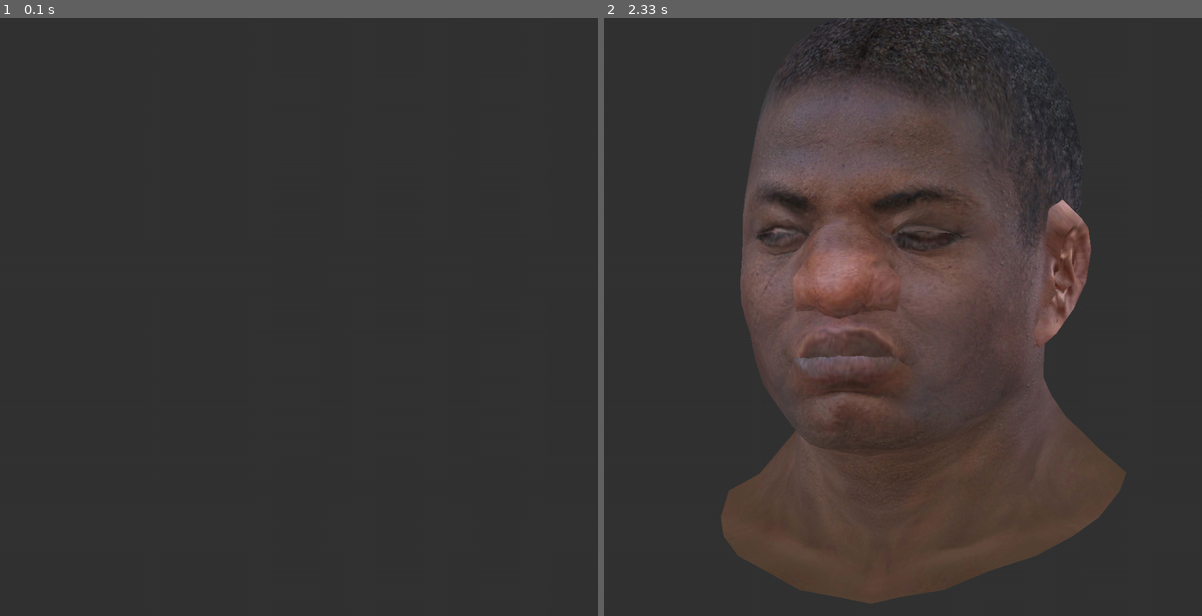
Above: before the commit, frames 1-2 (left to right).
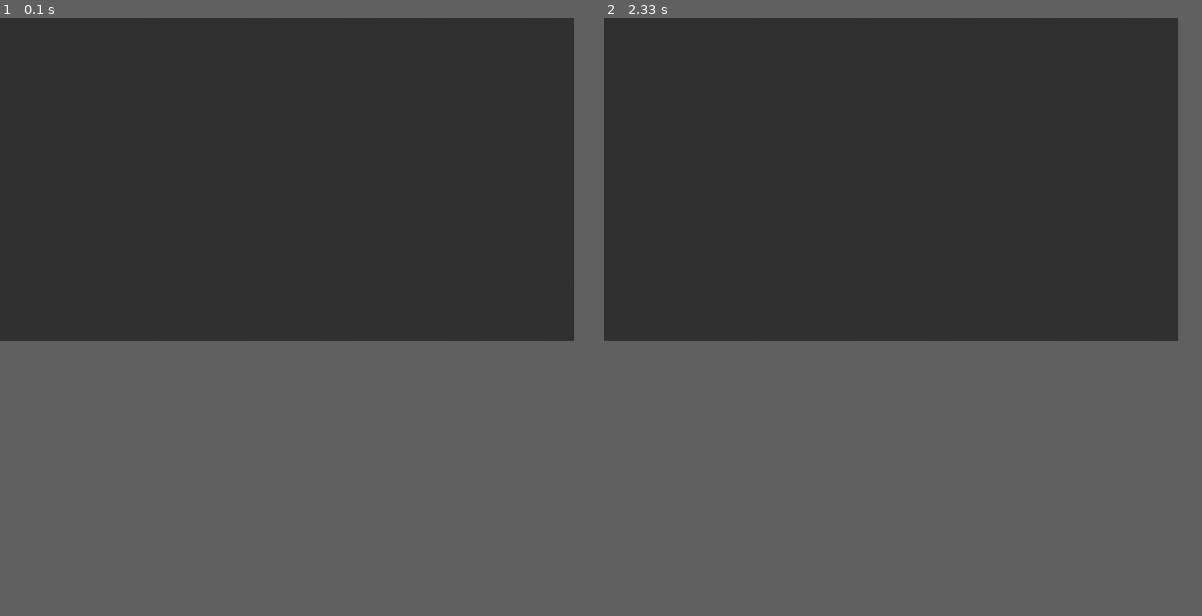
Above: after the commit, the same moments.

Repository: josuemj/Computer-Graphics
Game: pygame game, started from openGL/RendererOpenGL.py
The game is run twice, just before and just after one commit, with the same random seed, the same clock (stepped at 60 frames per second) and the same inputs.
Inputs:
- Up to frame 1 (0.1 s): no input
- Up to frame 2 (2.33 s): hold Right 0.33-0.8 s; hold D 0.33-0.8 s; hold W 1.33-1.8 s
The window is 900x900 before the commit and 864x486 after it. Grey fills any space a smaller window leaves; there, only what the larger window draws over its background counts as a difference.

The runs differ from the first frame. In frame 2, 38% of the frame differs, in the area x 19-88%, y 0-98%.

Commit message:
fet: Model + camera + perspective

Diff:
--- a/openGL/RendererOpenGL.py
+++ b/openGL/RendererOpenGL.py
@@ -5,8 +5,8 @@
 from shaders import *
 from model import Model
 
-width = 1000
-height = 1000
+width = 960
+height = 540
 
 pygame.init()
 
@@ -25,8 +25,13 @@
 
 faceModel = Model("models/model.obj")
 faceModel.AddTexture("textures/model.bmp")
+faceModel.translation.z = -5
+faceModel.scale.x = 2
+faceModel.scale.y = 2
+faceModel.scale.z = 2
 rend.scene.append(faceModel)
-faceModel.rotation.y = 180
+
+
 isRunnig = True
 
 while isRunnig:
@@ -56,6 +61,20 @@
     if keys[K_RIGHT]:
         faceModel.rotation.y += 40 * deltaTime
 
+    #camera
+    if keys[K_a]:
+        rend.camera.position.x -= 1 * deltaTime #1m/s
+
+    if keys[K_d]:
+        rend.camera.position.x += 1 * deltaTime #1m/s
+
+    if keys[K_w]:
+        rend.camera.position.y += 1 * deltaTime #1m/s
+
+    if keys[K_s]:
+        rend.camera.position.y -= 1 * deltaTime #1m/s
+
+
     rend.time += deltaTime
 
     rend.Render()
--- /dev/null
+++ b/openGL/camera.py
@@ -0,0 +1,32 @@
+import glm
+
+class Camera(object):
+    def __init__(self, width, height):
+        self.position = glm.vec3(0, 0, 0)
+        self.rotation = glm.vec3(0, 0, 0)
+
+        self.screenWidth = width
+        self.screenHeight = height
+        self.CreateProjectionMatrix(60, 0.1, 1000)
+
+    def GetViewMaTrix(self):
+        identity = glm.mat4(1)
+        translateMat = glm.translate(identity, self.position)
+
+        pitchMat = glm.rotate(identity, glm.radians(self.rotation.x), glm.vec3(1,0,0))
+        yawMat   = glm.rotate(identity, glm.radians(self.rotation.y), glm.vec3(0,1,0))
+        rollMat  = glm.rotate(identity, glm.radians(self.rotation.z), glm.vec3(0,0,1))
+
+        rotationMat = pitchMat * yawMat * rollMat
+
+
+        camMat = translateMat * rotationMat
+
+        return glm.inverse(camMat)
+
+    def GetProjectionMatrix(self):
+        return self.projectionMatrix
+
+
+    def CreateProjectionMatrix(self, fov, nearPlane, farPlane):
+        self.projectionMatrix = glm.perspective(glm.radians(fov), self.screenWidth/self.screenHeight, nearPlane, farPlane)
--- a/openGL/gl.py
+++ b/openGL/gl.py
@@ -2,6 +2,7 @@
 
 from OpenGL.GL import *
 from OpenGL.GL.shaders import compileProgram, compileShader
+from camera import Camera
 
 
 class Renderer(object):
@@ -13,6 +14,8 @@
 
         glEnable(GL_DEPTH_TEST)
         glViewport(0, 0, self.width, self.height)
+
+        self.camera = Camera(self.width, self.height)
 
         self.time = 0
         self.value = 0
@@ -40,6 +43,10 @@
 
             glUniform1f(glGetUniformLocation(self.active_shaders, "time"), self.time)
 
+            glUniformMatrix4fv( glGetUniformLocation(self.active_shaders, "viewMatrix"), 1, GL_FALSE, glm.value_ptr(self.camera.GetViewMaTrix()))
+
+            glUniformMatrix4fv( glGetUniformLocation(self.active_shaders, "projectionMatrix"), 1, GL_FALSE, glm.value_ptr(self.camera.GetProjectionMatrix()))
+
         for obj in self.scene:
 
             if self.active_shaders is not None:
--- a/openGL/shaders.py
+++ b/openGL/shaders.py
@@ -10,10 +10,12 @@
 
 uniform  float time;
 uniform mat4 modelMatrix;
+uniform mat4 viewMatrix;
+uniform mat4 projectionMatrix;
 
 void main()
 {
-    gl_Position = modelMatrix * vec4(position + normals * sin(time * 3) / 10, 1.0);
+    gl_Position = projectionMatrix * viewMatrix * modelMatrix * vec4(position, 1.0);
     outTexCoords = texCoords;
     outNormals = normals;
 }
Not shown, changed: openGL/readme.md
Not shown, added: openGL/outputs/rotation_perspective_camera.gif
